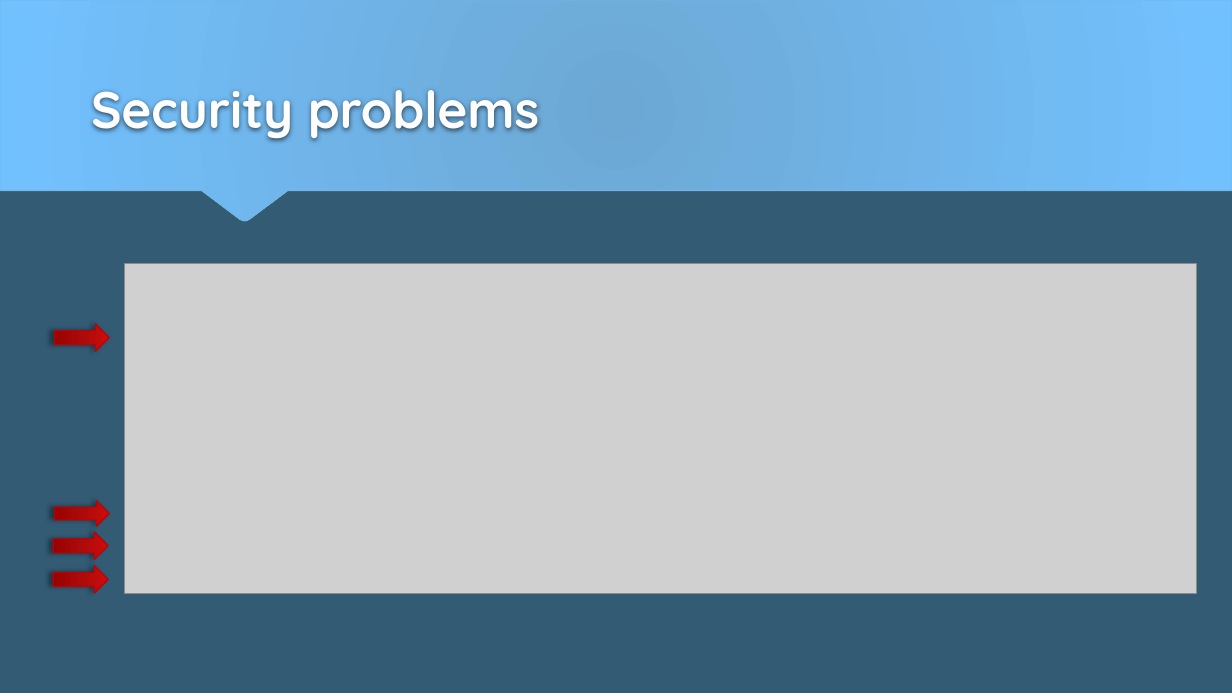
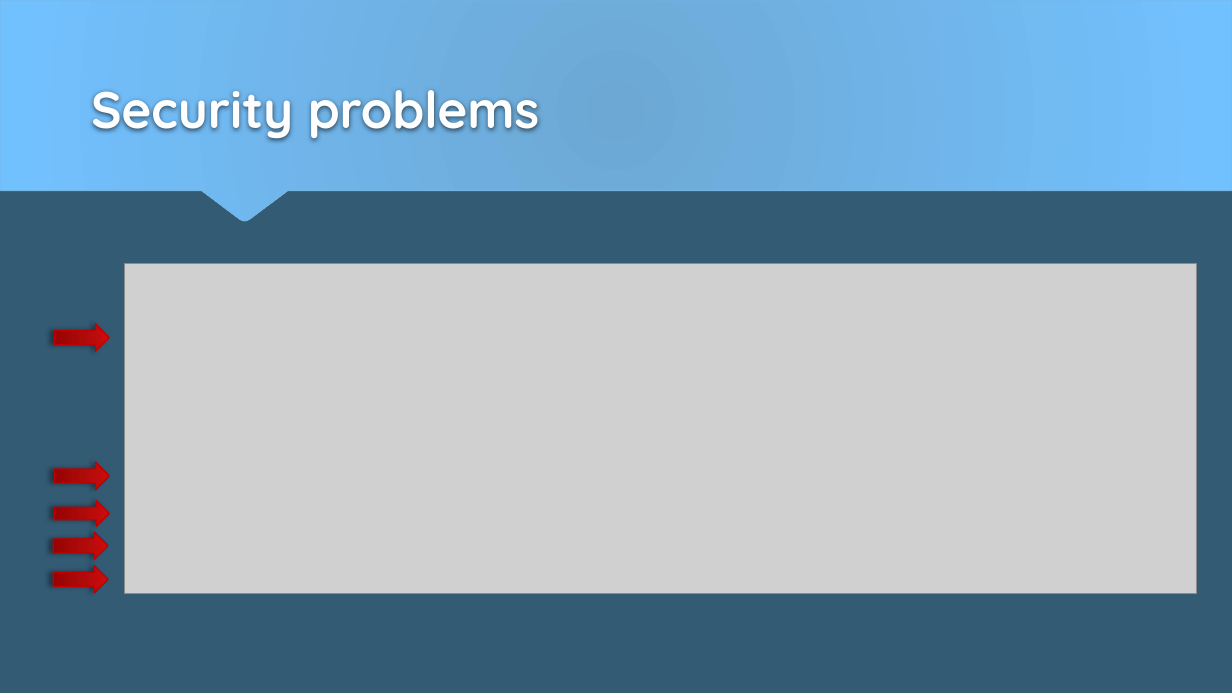
Before and after one commit to FelixHen/SCIBM, a slide deck: slide 2 of Presentation3/MarijaBelova752684_Jan-PatrickKirchner742143_FelixHennig752734.pptx. Drawn at 1232x693 pixels with LibreOffice and Linux fonts; fonts in the diff are those of the drawing; grey boxes stand for pictures. Boxes give left, top, right and bottom in pixels: in the first picture for what was removed or moved away, otherwise in the second. Text is boxed around its words. In the diff, an @@ line names an element or a change of style, - is before the commit and + after.

```diff
--- a/Presentation3/MarijaBelova752684_Jan-PatrickKirchner742143_FelixHennig752734.pptx
+++ b/Presentation3/MarijaBelova752684_Jan-PatrickKirchner742143_FelixHennig752734.pptx
@@ right arrow added at [55, 462, 109, 490], fill gradient #980202 to #AD0A0A to #CE0C0C, outline #C00000 0.85 pt @@
```
Also in this commit, not shown: 1 other slide changed, 1 slide added, 2 other files.
